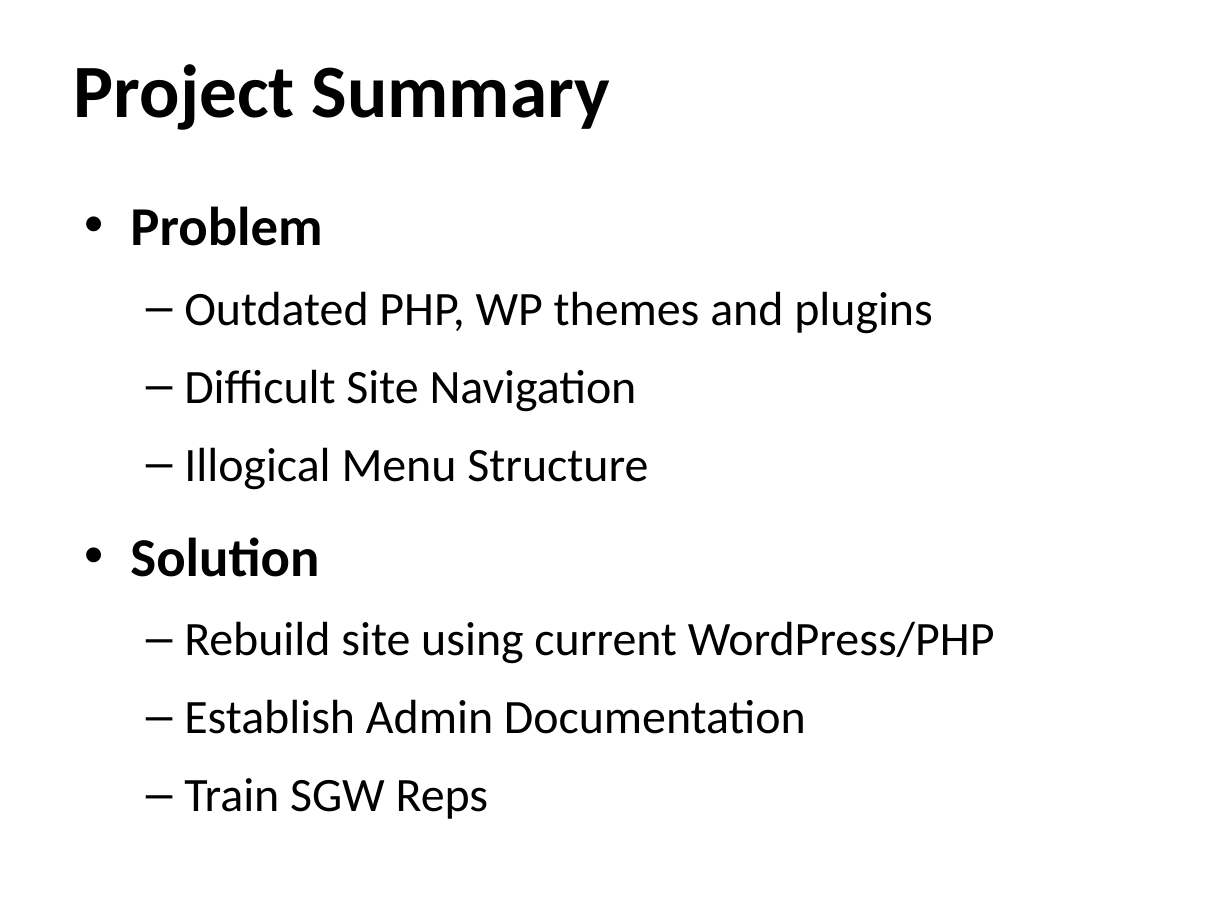
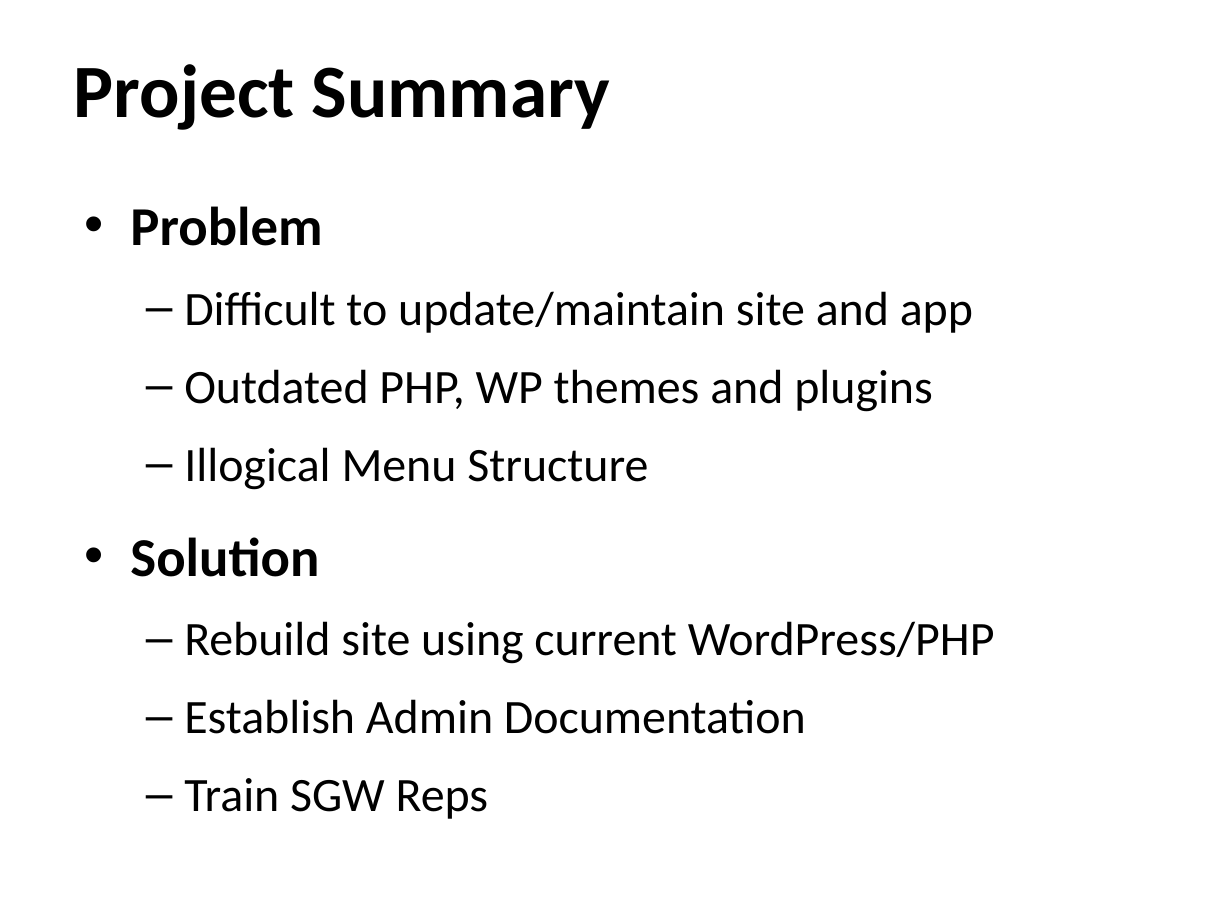
Before and after one commit to ehsantos11/MIST7590-Smithgall-Project, a slide deck: slide 7 of SGW Project Update (Final) 29Nov17.pptx. Drawn at 1232x924 pixels with LibreOffice and Linux fonts; fonts in the diff are those of the drawing; background and template pictures are left out. Boxes give left, top, right and bottom in pixels: in the first picture for what was removed or moved away, otherwise in the second. Text is boxed around its words. In the diff, an @@ line names an element or a change of style, - is before the commit and + after.

Commit message:
Updated SGW Project Update slides 29Nov17

```diff
--- a/SGW Project Update (Final) 29Nov17.pptx
+++ b/SGW Project Update (Final) 29Nov17.pptx
@@ text at [184, 291, 973, 333]: paragraph added @@
+  – Difficult to update/maintain site and app
@@ text at [184, 369, 637, 412]: paragraph removed @@
-  – Difficult Site Navigation
```
Also in this commit, not shown: 2 other slides changed.
